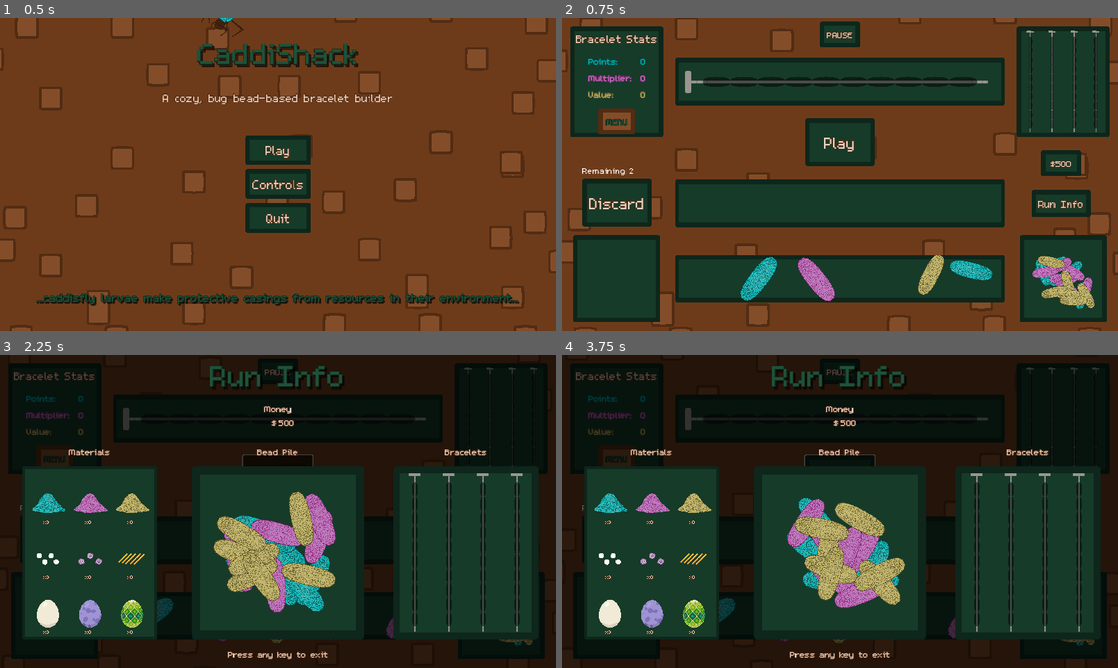
Above: before the commit, frames 1-4 (two rows, left to right).
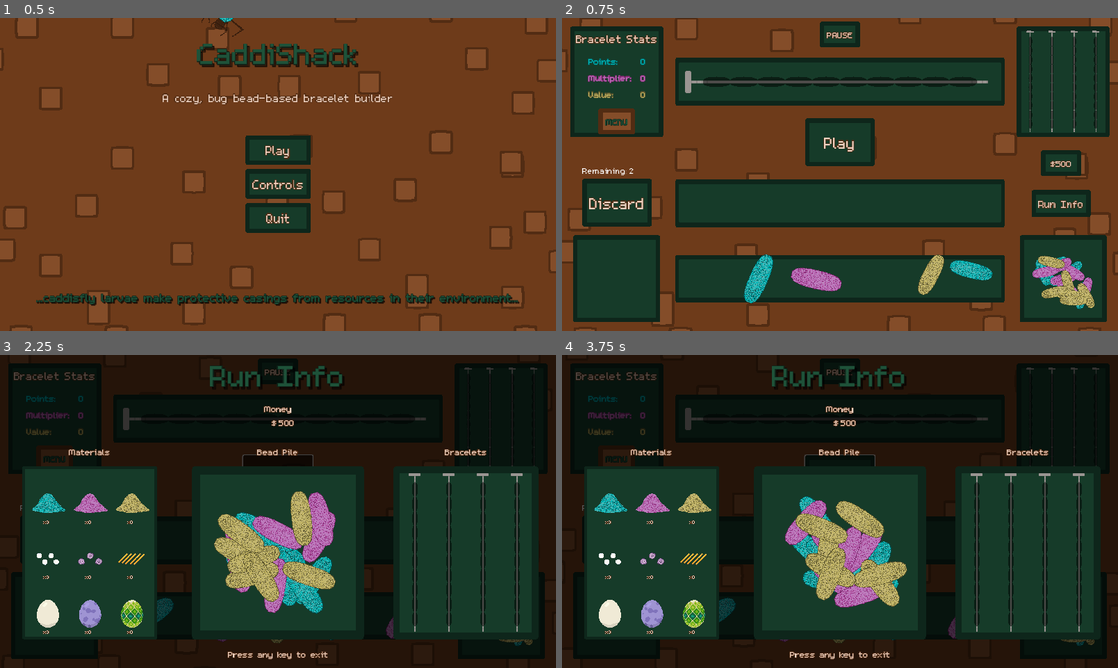
Above: after the commit, the same moments.

Repository: Splashy-Inc/caddishack
Game: Godot game, scene res://SCENES/screen_manager.tscn
Same seed, same stepped clock (60 frames per second), same inputs: the game is played once before the commit and once after it. The engine's default icon, where the game draws it, is replaced by a stand-in: a white triangle on a blue panel in a dark square.
Inputs (mouse positions are in pixels of both pictures, inside the frame that each line leads up to):
- Up to frame 1 (0.5 s): no input
- Up to frame 2 (0.75 s): click "Play" at 0.5 s
- Up to frame 3 (2.25 s): click "Play" at 1.25 s; tap Enter at 2 s; move the mouse to (150, 614) at 2.02 s; hold D (right) from 2.03 s (still down); hold O (run_info) from 2.03 s (still down); click (150, 614) at 2.17 s
- Up to frame 4 (3.75 s): tap Enter at 2.75 s; move the mouse to (728, 527) at 2.77 s; release D (right) at 2.78 s; release O (run_info) at 2.78 s; hold S (down) 2.78-3.53 s; click (728, 527) at 2.85 s; move the mouse to (712, 614) at 3.52 s; hold D (right) from 3.53 s (still down); hold O (run_info) from 3.53 s (still down); click (712, 614) at 3.67 s

Frame 1 is identical in both runs. In frame 2, 1.0% of the frame differs, in the area x 32-93%, y 75-92%; in frame 3, 3.3%, in the area x 38-61%, y 43-83%; in frame 4, 2.6%.

Commit message:
Fix animation issue for beads on caddisfly

Diff:
--- a/SCENES/TERRARIUM/bead.tscn
+++ b/SCENES/TERRARIUM/bead.tscn
@@ -117,7 +117,7 @@
 length = 0.001
 tracks/0/type = "value"
 tracks/0/imported = false
-tracks/0/enabled = true
+tracks/0/enabled = false
 tracks/0/path = NodePath(".:position")
 tracks/0/interp = 1
 tracks/0/loop_wrap = true
@@ -129,7 +129,7 @@
 }
 tracks/1/type = "value"
 tracks/1/imported = false
-tracks/1/enabled = true
+tracks/1/enabled = false
 tracks/1/path = NodePath(".:rotation")
 tracks/1/interp = 1
 tracks/1/loop_wrap = true
@@ -151,6 +151,7 @@
 [node name="Bead" type="Node2D"]
 z_index = 1
 z_as_relative = false
+rotation = -1.5708
 script = ExtResource("1_p27p0")
 info = SubResource("Resource_fx874")
 
